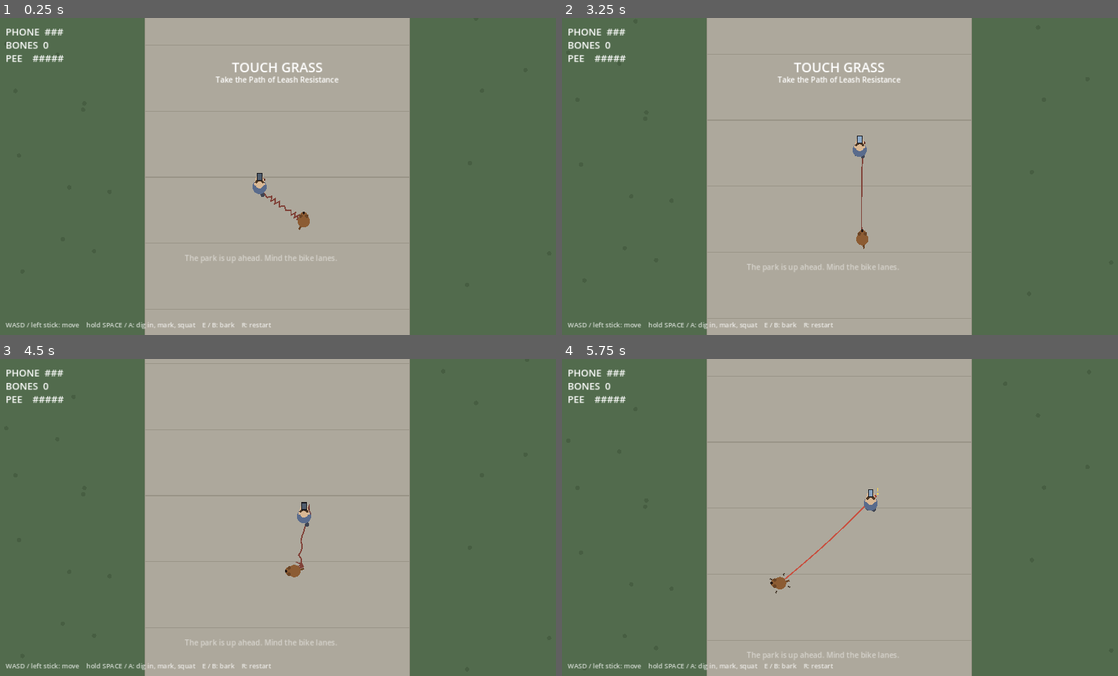
Above: before the commit, frames 1-4 (two rows, left to right).
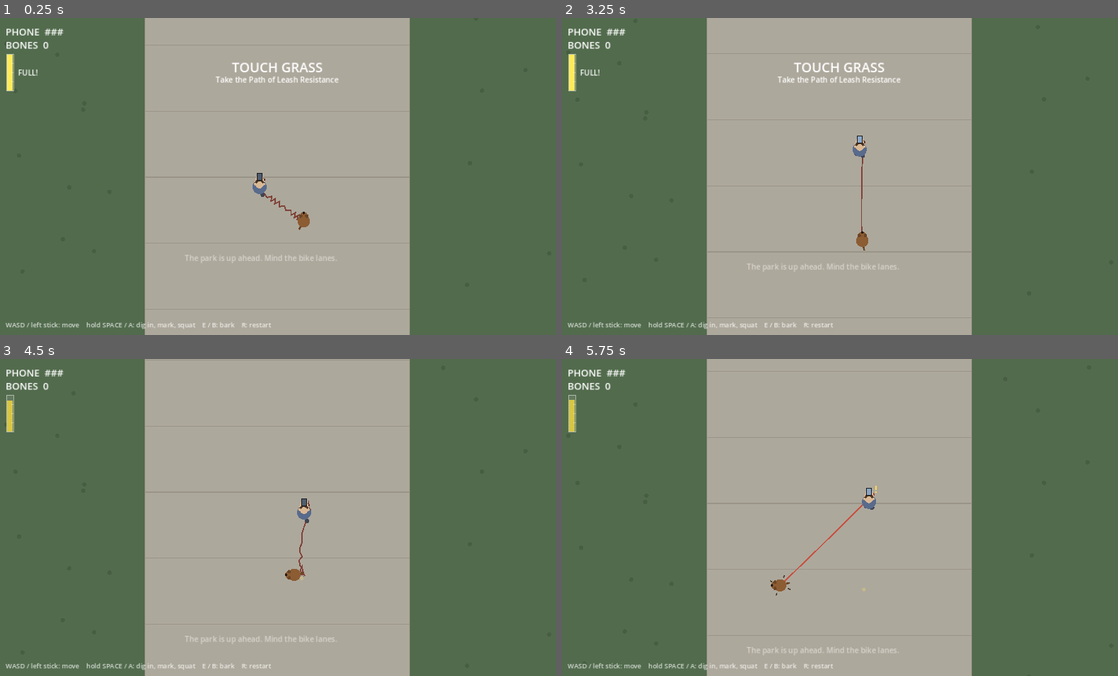
Above: after the commit, the same moments.

Repository: cyanidesayonara/path-of-leash-resistance
Game: Godot game, scene res://main.tscn
Two runs of this game, one before a commit and one after it. Both use one fixed random seed, a clock stepped at 60 frames per second and the inputs below.
Inputs:
- Up to frame 1 (0.25 s): no input
- Up to frame 2 (3.25 s): hold D (move_right) 0.53-1.28 s; hold Space (plant) 0.53-1.28 s; hold S (move_down) 1.28-2.03 s; tap E (bark) at 1.35 s; tap Space (plant) at 1.55, 2.85 s; hold D (move_right) 2.03-2.78 s; hold Space (plant) 2.03-2.78 s; hold W (move_up) from 2.78 s (still down)
- Up to frame 3 (4.5 s): release W (move_up) at 3.53 s; hold Space (plant) 3.53-4.28 s; hold A (move_left) from 3.53 s (still down); tap E (bark) at 3.6 s; tap Space (plant) at 4.35 s
- Up to frame 4 (5.75 s): release A (move_left) at 5.03 s; hold S (move_down) from 5.03 s (still down); hold Space (plant) from 5.03 s (still down)

The runs differ from the first frame. In frame 1, 0.3% of the frame differs, in the area x 1-12%, y 11-24%; in frame 2, 0.4%; in frame 3, 0.7%; in frame 4, 0.8%, in the area x 1-61%, y 11-95%.

Commit message:
whirl releases along pure tangent with timed aim, pee anywhere with test-tube meter and full-bladder waddle

Diff:
--- a/dog.gd
+++ b/dog.gd
@@ -8,6 +8,7 @@
 var planted := false
 var input_active := false
 var dragged := false
+var bladder_slow := false
 var tumble_t := 0.0
 var hole_cd := 0.0
 var squat_t := 0.0
@@ -67,7 +68,9 @@
 		var accel := ACCEL
 		if dragged:
 			accel = 1000.0 if input_active else 250.0
-		velocity = velocity.move_toward(iv * SPEED, accel * delta)
+		# a full bladder waddles
+		var top := SPEED * (0.88 if bladder_slow else 1.0)
+		velocity = velocity.move_toward(iv * top, accel * delta)
 		if input_active:
 			facing = iv.normalized()
 	move_and_slide()
--- a/human.gd
+++ b/human.gd
@@ -113,12 +113,14 @@
 			global_position = whirl_pole + Vector2.from_angle(whirl_angle) * 30.0
 			velocity = Vector2.from_angle(whirl_angle + whirl_dir * PI / 2.0) * whirl_omega * 30.0
 			rotation += whirl_dir * whirl_omega * 1.4 * delta
-			if whirl_unwound >= whirl_turns:
-				# release aimed at the dog: hold on (up to one extra lap)
-				# until the tangent swings toward them, then let fly
+			# always at least 1.25 dramatic laps so even short winds build
+			# real speed, then wait (up to one extra lap) for the tangent
+			# to sweep toward the dog before letting fly
+			var min_unwind := maxf(whirl_turns, 1.25 * TAU)
+			if whirl_unwound >= min_unwind:
 				var tangent := Vector2.from_angle(whirl_angle + whirl_dir * PI / 2.0)
 				var aim: Vector2 = (main.dog.global_position - global_position).normalized()
-				if tangent.dot(aim) > 0.75 or whirl_unwound > whirl_turns + TAU:
+				if tangent.dot(aim) > 0.65 or whirl_unwound > min_unwind + TAU:
 					release_whirl()
 			if state_t <= 0.0:
 				release_whirl()
@@ -292,17 +294,17 @@
 func release_whirl() -> void:
 	if state != HState.WHIRL:
 		return
-	# fling toward the pulling dog - fast enough and they sail PAST the
-	# dog, whose turn it then is to get yanked along (the bungee)
+	# launch along the PURE tangent: a tangent ray always moves away from
+	# the pole, so getting stuck on it is geometrically impossible. The
+	# "toward the dog" part comes from release timing. Fast flings sail
+	# PAST the dog, whose turn it then is to get yanked along (the bungee).
 	var tangent := Vector2.from_angle(whirl_angle + whirl_dir * PI / 2.0)
-	var to_dog: Vector2 = main.dog.global_position - global_position
-	var aim := to_dog.normalized() if to_dog.length() > 1.0 else tangent
 	state = HState.STUMBLE
 	state_t = 1.0
 	rotation = 0.0
 	bubble.visible = false
-	var speed := clampf(whirl_omega * 30.0 * 1.8, 320.0, 900.0)
-	velocity = (tangent * 0.35 + aim * 0.65).normalized() * speed
+	var speed := clampf(whirl_omega * 30.0 * 1.8, 340.0, 900.0)
+	velocity = tangent * speed
 	main.float_text(global_position, "AAAA", Color(1, 0.9, 0.6))
 	main.shake_t = maxf(float(main.shake_t), 0.35)
 
--- a/main.gd
+++ b/main.gd
@@ -48,8 +48,10 @@
 var phone_hp := 3
 var pee := 1.0
 var marks: Array[Vector2] = []
+var puddles: Array[Vector2] = []
 var mark_progress := 0.0
 var mark_target := Vector2(INF, INF)
+var stray_t := 0.0
 var poop_state := 0  # 0 not yet, 1 urge, 2 done, 3 forced telegraph, 4 forced squat
 var urge_y := -2000.0
 var urge_timer := 0.0
@@ -63,6 +65,7 @@
 var phone_label: Label
 var bones_label: Label
 var pee_label: Label
+var tube: Control
 var msg_label: Label
 var dim: ColorRect
 var font: Font
@@ -222,7 +225,12 @@
 	add_child(hud)
 	phone_label = _hud_label(Vector2(24, 16), 22)
 	bones_label = _hud_label(Vector2(24, 46), 22)
-	pee_label = _hud_label(Vector2(24, 76), 22)
+	tube = Control.new()
+	tube.set_script(load("res://pee_tube.gd"))
+	tube.position = Vector2(26, 82)
+	tube.size = Vector2(16, 84)
+	hud.add_child(tube)
+	pee_label = _hud_label(Vector2(52, 112), 17)
 	var hint := _hud_label(Vector2(24, 686), 15)
 	hint.text = "WASD / left stick: move    hold SPACE / A: dig in, mark, squat    E / B: bark    R: restart"
 	hint.modulate.a = 0.75
@@ -262,13 +270,14 @@
 	phone_label.text = "PHONE  " + "#".repeat(phone_hp) + ".".repeat(3 - phone_hp)
 	var streak_txt := "   STREAK x%d" % streak if streak > 1 else ""
 	bones_label.text = "BONES  %d%s" % [bones, streak_txt]
-	var pips := clampi(int(ceil(pee * 5.0)), 0, 5)
-	var pee_txt := "PEE    " + "#".repeat(pips) + ".".repeat(5 - pips)
+	var status := ""
 	if poop_state == 1:
-		pee_txt += "    GOTTA GO! find a spot, hold SPACE"
+		status = "GOTTA GO!  find a spot, hold SPACE"
 	elif poop_state >= 3:
-		pee_txt += "    UH OH..."
-	pee_label.text = pee_txt
+		status = "UH OH..."
+	elif pee >= 0.999:
+		status = "FULL!"
+	pee_label.text = status
 
 
 func _physics_process(delta: float) -> void:
@@ -314,10 +323,8 @@
 	human.strain = false
 	dog.dragged = false
 	leash.tick(delta)
-	# a whirling human is released the moment the rope has unwound,
-	# tension or not - that is the fling
-	if human.is_whirling() and absf(leash.winding()) < 0.15:
-		human.release_whirl()
+	# the whirl manages its own release (aimed at the dog); no early exit,
+	# or the launch direction would be random
 	var whirling: bool = human.is_whirling()
 	if whirling:
 		# the choreographed unwind must never be arrested by rope grip
@@ -443,23 +450,37 @@
 
 
 func _bodily(delta: float) -> void:
-	# the life of a dog: marking spots costs pee, and once per walk
-	# nature calls and you must find a moment to squat
-	pee = minf(1.0, pee + 0.02 * delta)
-	var target := _nearest_markable(dog.global_position)
-	if dog.planted and target.x < INF and pee >= 0.33 and not dog.is_tumbling():
-		if target != mark_target:
-			mark_target = target
+	# the life of a dog: pee anywhere the leash allows (spots score),
+	# and once per walk nature calls for a longer stop
+	pee = minf(1.0, pee + 0.008 * delta)
+	dog.bladder_slow = pee >= 0.999
+	tube.level = pee
+	# a casual plant with a slack leash means peeing; bracing against a
+	# taut leash does not (the tank is a per-walk budget, ~9 breaks)
+	var going: bool = dog.planted and not dog.is_tumbling() and not leash.taut and pee > 0.02
+	if going:
+		pee = maxf(0.0, pee - 0.16 * delta)
+		var target := _nearest_markable(dog.global_position)
+		if target.x < INF:
+			if target != mark_target:
+				mark_target = target
+				mark_progress = 0.0
+			mark_progress += delta
+			stray_t = 0.0
+			if mark_progress >= 0.7:
+				bones += 3
+				marks.append(target)
+				float_text(target, "marked! +3", Color(1, 0.95, 0.7))
+				mark_progress = 0.0
+				mark_target = Vector2(INF, INF)
+		else:
+			mark_target = Vector2(INF, INF)
 			mark_progress = 0.0
-		mark_progress += delta
-		if mark_progress >= 0.7:
-			pee -= 0.33
-			bones += 3
-			marks.append(target)
-			float_text(target, "marked! +3", Color(1, 0.95, 0.7))
-			mark_progress = 0.0
-			mark_target = Vector2(INF, INF)
+			stray_t += delta
 	else:
+		if stray_t >= 0.4:
+			puddles.append(dog.global_position + Vector2(4, 8))
+		stray_t = 0.0
 		mark_progress = 0.0
 		mark_target = Vector2(INF, INF)
 	match poop_state:
@@ -685,11 +706,15 @@
 		draw_rect(c, Color(0.1, 0.1, 0.12))
 		draw_rect(Rect2(c.position.x, c.position.y, c.size.x, 6), Color(0.35, 0.28, 0.22))
 		draw_line(c.position + Vector2(c.size.x / 2.0, 0), c.position + Vector2(c.size.x / 2.0, c.size.y), Color(0.3, 0.3, 0.33), 2.0)
-	# marked spots and, discreetly, the business
+	# marked spots, stray puddles and, discreetly, the business
 	for mk in marks:
 		draw_circle(mk + Vector2(7, 9), 3.0, Color(0.95, 0.88, 0.5, 0.55))
+	for pd in puddles:
+		draw_circle(pd, 4.0, Color(0.93, 0.85, 0.4, 0.35))
 	if business_spot.x < INF:
 		draw_circle(business_spot, 3.0, Color(0.35, 0.25, 0.15))
+	if mark_target.x < INF and mark_progress > 0.0:
+		draw_arc(mark_target, 17.0, -PI / 2.0, -PI / 2.0 + TAU * mark_progress / 0.7, 20, Color(1, 0.95, 0.6), 3.0)
 	# park gate
 	draw_rect(Rect2(SIDEWALK_LEFT - 14, GATE_Y - 46, 14, 60), Color(0.35, 0.3, 0.28))
 	draw_rect(Rect2(SIDEWALK_RIGHT, GATE_Y - 46, 14, 60), Color(0.35, 0.3, 0.28))
--- /dev/null
+++ b/pee_tube.gd
@@ -0,0 +1,28 @@
+extends Control
+
+# HUD widget: a vertical test tube of yellowish liquid. main.gd sets
+# `level` (0..1); flashes when full.
+
+var level := 1.0
+var flash := 0.0
+
+
+func _process(delta: float) -> void:
+	flash += delta
+	queue_redraw()
+
+
+func _draw() -> void:
+	var w := 16.0
+	var h := 84.0
+	draw_rect(Rect2(0, 0, w, h), Color(1, 1, 1, 0.1))
+	var lh := h * clampf(level, 0.0, 1.0)
+	var col := Color(0.93, 0.83, 0.25, 0.85)
+	if level >= 0.999 and fmod(flash, 0.8) < 0.4:
+		col = Color(1.0, 0.92, 0.35, 1.0)
+	if lh > 3.0:
+		draw_rect(Rect2(1.5, h - lh + 1.5, w - 3.0, lh - 3.0), col)
+	draw_rect(Rect2(0, 0, w, h), Color(1, 1, 1, 0.5), false, 2.0)
+	for i in range(1, 4):
+		var y := h * i / 4.0
+		draw_line(Vector2(w - 5, y), Vector2(w, y), Color(1, 1, 1, 0.4), 1.0)
Not shown, changed: CHANGELOG.md
Not shown, changed: README.md
